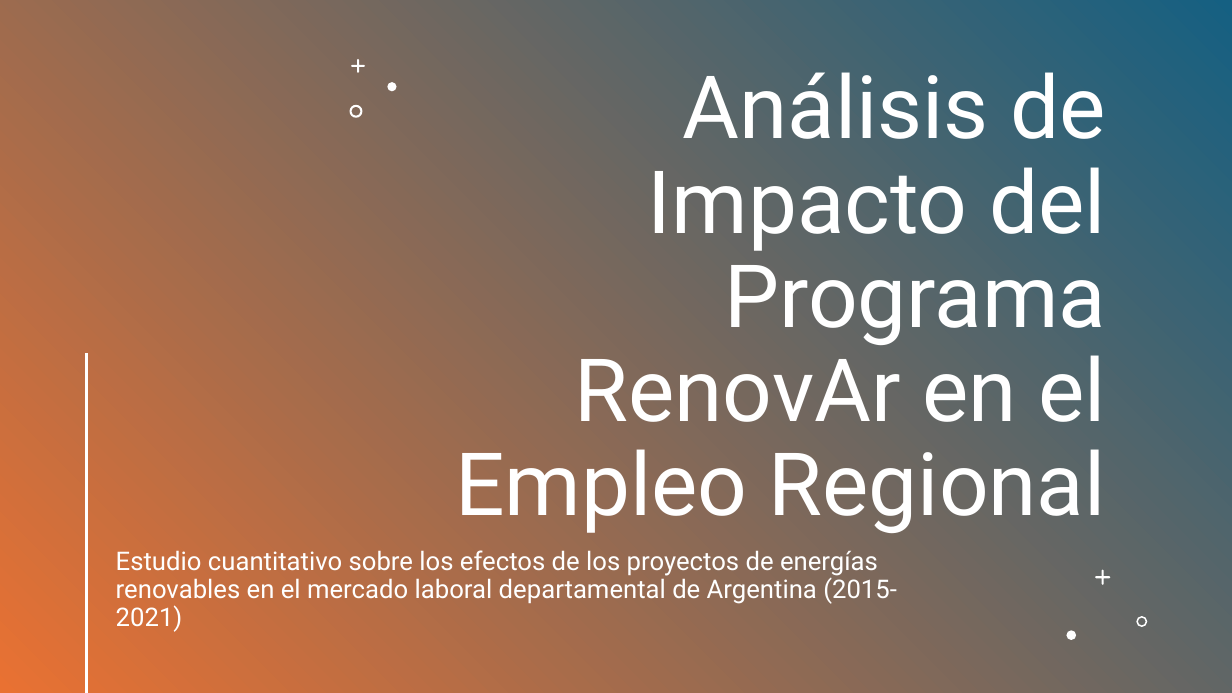
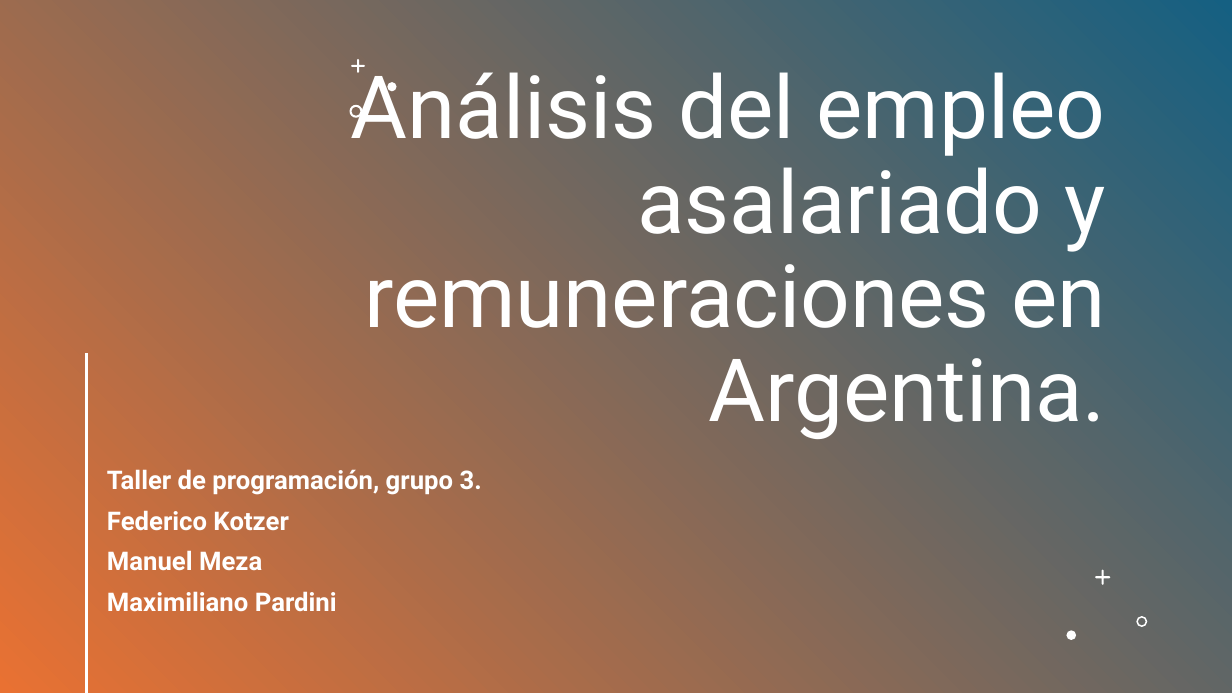
Before and after one commit to maximilianogpardini/Big-Data-UBA--Grupo-3, a slide deck: slide 1 of BASES/Presntacion programacion final.pptx. Drawn at 1232x693 pixels with LibreOffice and Linux fonts; fonts in the diff are those of the drawing. Boxes give left, top, right and bottom in pixels: in the first picture for what was removed or moved away, otherwise in the second. Text is boxed around its words. In the diff, an @@ line names an element or a change of style, - is before the commit and + after.

```diff
--- a/BASES/Presntacion programacion final.pptx
+++ b/BASES/Presntacion programacion final.pptx
@@ title at (351,59,1106,439): text changed @@
-Análisis de Impacto del Programa RenovAr en el Empleo Regional
+Análisis del empleo asalariado y remuneraciones en Argentina.
@@ subtitle at (107,469,482,611): text changed; bold on @@
-Estudio cuantitativo sobre los efectos de los proyectos de energías renovables en el mercado laboral departamental de Argentina (2015-2021)
+Taller de programación, grupo 3.
+Federico Kotzer
+Manuel Meza
+Maximiliano Pardini
```
Also in this commit, not shown: 3 other slides changed, 1 other file.
